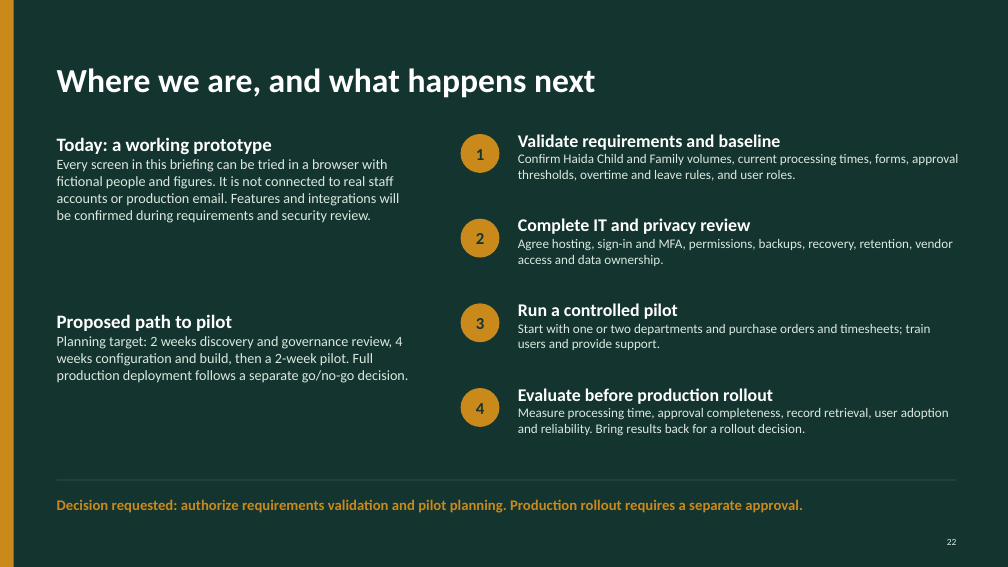
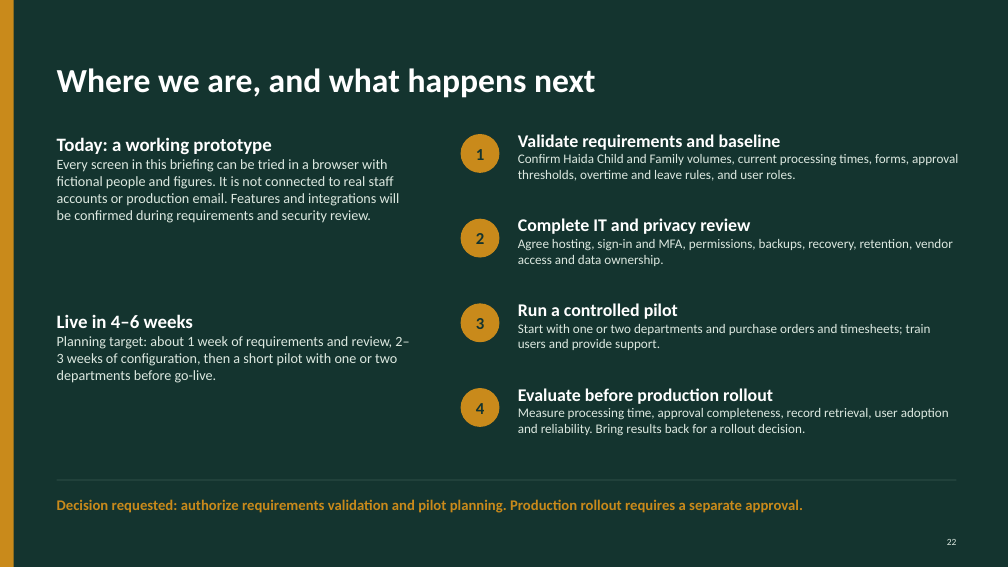
Before and after one commit to AndalibOlee/Portfolio, a slide deck: slide 22 of demo-platform/docs/Haida_Child_and_Family_Executive_Digital_Operations_Proposal.pptx. Drawn at 1008x567 pixels with LibreOffice and Linux fonts; fonts in the diff are those of the drawing. Boxes give left, top, right and bottom in pixels: in the first picture for what was removed or moved away, otherwise in the second. Text is boxed around its words. In the diff, an @@ line names an element or a change of style, - is before the commit and + after.

```diff
--- a/demo-platform/docs/Haida_Child_and_Family_Executive_Digital_Operations_Proposal.pptx
+++ b/demo-platform/docs/Haida_Child_and_Family_Executive_Digital_Operations_Proposal.pptx
@@ text at [57,314,409,383]: text changed @@
-Proposed path to pilot
-Planning target: 2 weeks discovery and governance review, 4 weeks configuration and build, then a 2-week pilot. Full production deployment follows a separate go/no-go decision.
+Live in 4–6 weeks
+Planning target: about 1 week of requirements and review, 2–3 weeks of configuration, then a short pilot with one or two departments before go-live.
```
Also in this commit, not shown: 2 other slides changed, 8 other files.
